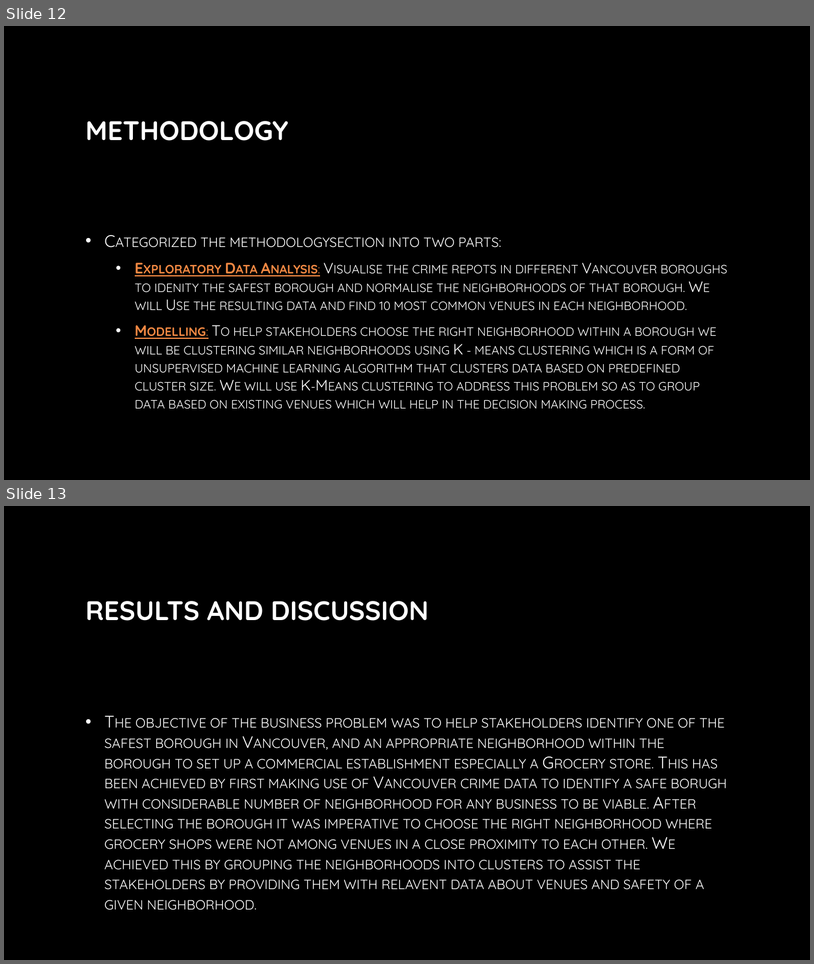
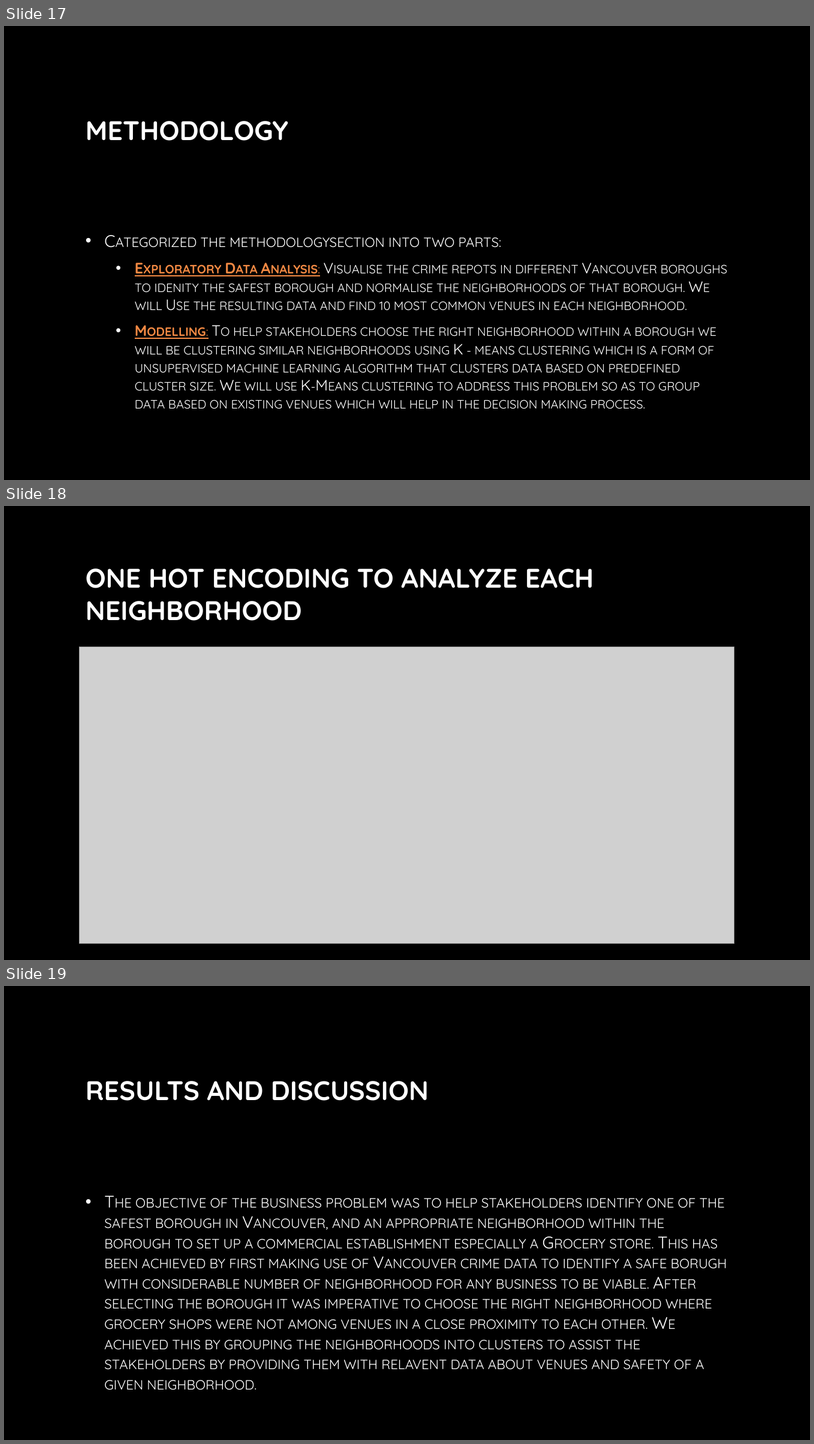
Before and after one commit to Mohamed-Ahmed-Abo-El-Enen/Capstone-Project-The-Battle-of-Neighborhoods, a slide deck: IBM Capstone Project - The Battle of Neighborhoods.pptx. Shown one above the other, each under a label of ours: slides 12 and 13 before the commit, slides 17, 18 and 19 after it. The pictures are 814x964 and 814x1444 pixels, drawn with LibreOffice and Linux fonts; fonts in the diff are those of the drawing; grey boxes stand for pictures; background and template pictures are left out. Boxes give left, top, right and bottom in pixels: in the first picture for what was removed or moved away, otherwise in the second. Text is boxed around its words. In the diff, an @@ line names an element or a change of style, - is before the commit and + after.

```diff
--- a/IBM Capstone Project - The Battle of Neighborhoods.pptx
+++ b/IBM Capstone Project - The Battle of Neighborhoods.pptx
@@ slide 18 added at (4, 506, 810, 960), background picture (left out) @@
@@ title added at (86, 568, 594, 621), 32 pt, text gradient #FFFFFF to #A6A6A6, bold @@
+ONE HOT ENCODING TO ANALYZE EACH NEIGHBORHOOD
@@ picture added at (80, 647, 735, 943) @@
@@ what was slide 12 is now slide 17 @@
@@ what was slide 13 is now slide 19 @@
```
Also in this commit, not shown: 6 other slides added.
